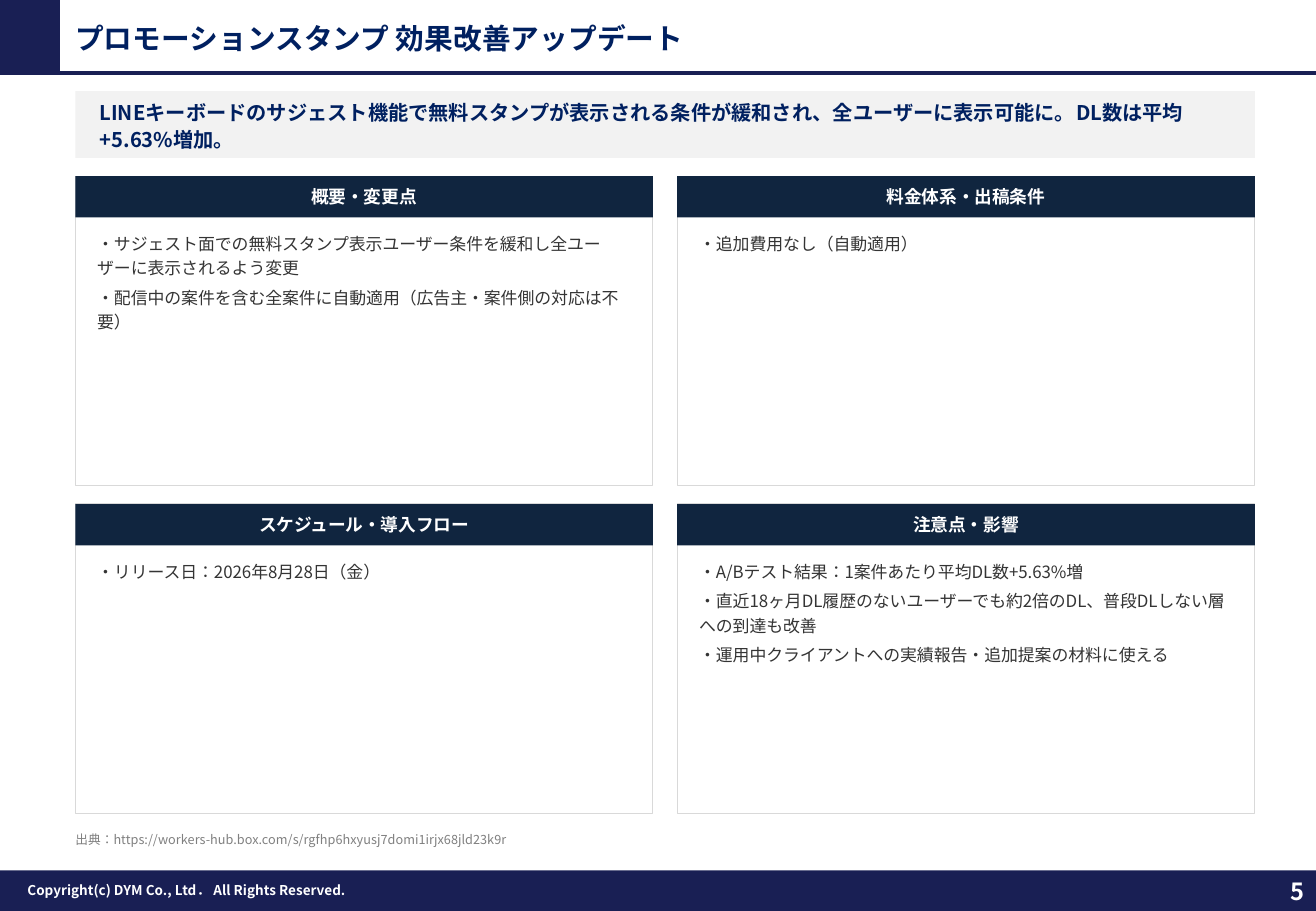
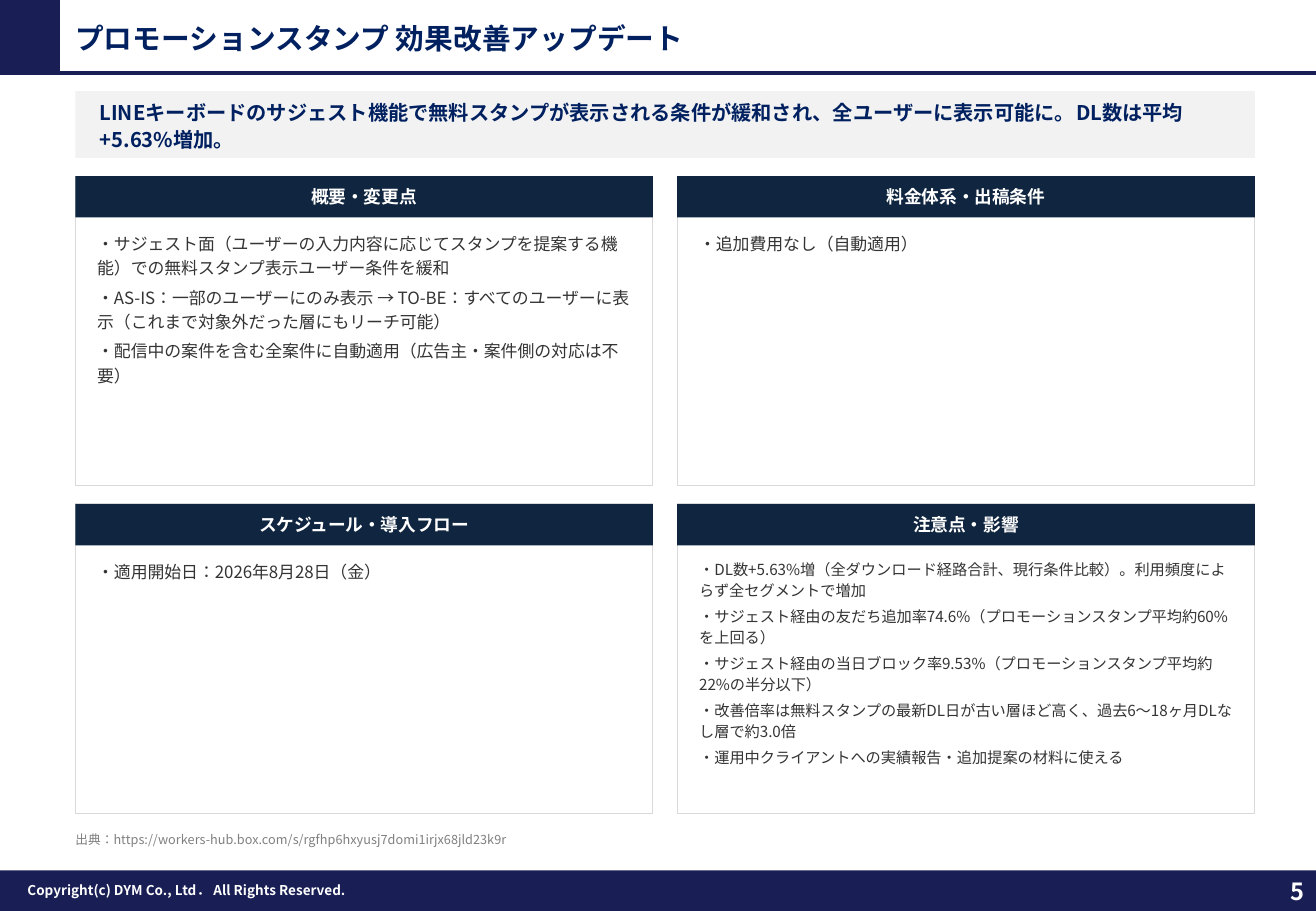
Before and after one commit to tonomura-r-dev/folder, a slide deck: slide 5 of LINEOA媒体最新情報_2026年9月トレンドレポート.pptx. Drawn at 1316x911 pixels with LibreOffice and Linux fonts; fonts in the diff are those of the drawing; background and template pictures are left out. Boxes give left, top, right and bottom in pixels: in the first picture for what was removed or moved away, otherwise in the second. Text is boxed around its words. In the diff, an @@ line names an element or a change of style, - is before the commit and + after.

```diff
--- a/LINEOA媒体最新情報_2026年9月トレンドレポート.pptx
+++ b/LINEOA媒体最新情報_2026年9月トレンドレポート.pptx
@@ text at bbox=[97, 236, 630, 330]: text changed @@
-・サジェスト面での無料スタンプ表示ユーザー条件を緩和し全ユーザーに表示されるよう変更
+・サジェスト面（ユーザーの入力内容に応じてスタンプを提案する機能）での無料スタンプ表示ユーザー条件を緩和
+・AS-IS：一部のユーザーにのみ表示 → TO-BE：すべてのユーザーに表示（これまで対象外だった層にもリーチ可能）
@@ text at bbox=[97, 563, 381, 580]: text changed @@
-・リリース日：2026年8月28日（金）
+・適用開始日：2026年8月28日（金）
@@ text at bbox=[699, 562, 1232, 739]: text changed; size 10 to 9 pt @@
-・A/Bテスト結果：1案件あたり平均DL数+5.63%増
-・直近18ヶ月DL履歴のないユーザーでも約2倍のDL、普段DLしない層への到達も改善
+・DL数+5.63%増（全ダウンロード経路合計、現行条件比較）。利用頻度によらず全セグメントで増加
+・サジェスト経由の友だち追加率74.6%（プロモーションスタンプ平均約60%を上回る）
+・サジェスト経由の当日ブロック率9.53%（プロモーションスタンプ平均約22%の半分以下）
+・改善倍率は無料スタンプの最新DL日が古い層ほど高く、過去6〜18ヶ月DLなし層で約3.0倍
@@ text at bbox=[699, 750, 1124, 765]: size 10 to 9 pt in "・運用中クライアントへの実績報告・追加提案の材料に使える"; line spacing 1.2 to 1.15 @@
```
Also in this commit, not shown: 1 other slide changed, 1 other file.
